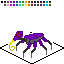
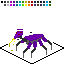
Layered file, before and after one edit (64×64). Changes by layer:
added layer "outline_2" above "outline_1" over [9, 29, 44, 50]
added layer "head_2" above "head_1" over [9, 29, 27, 49]
added layer "body_2" above "body_1" over [24, 34, 44, 45]
